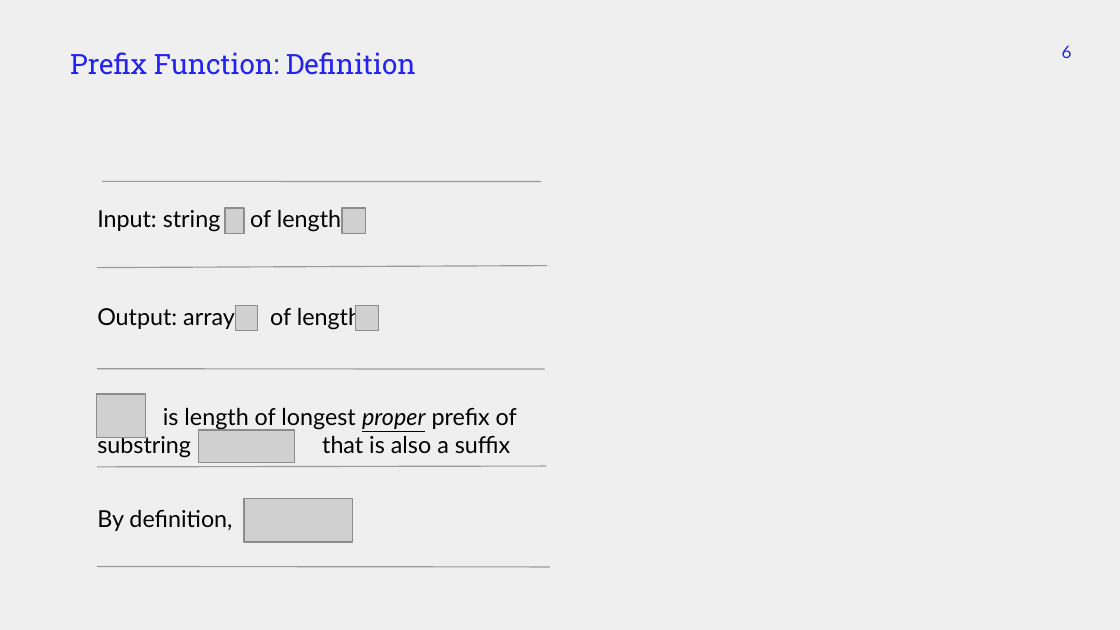
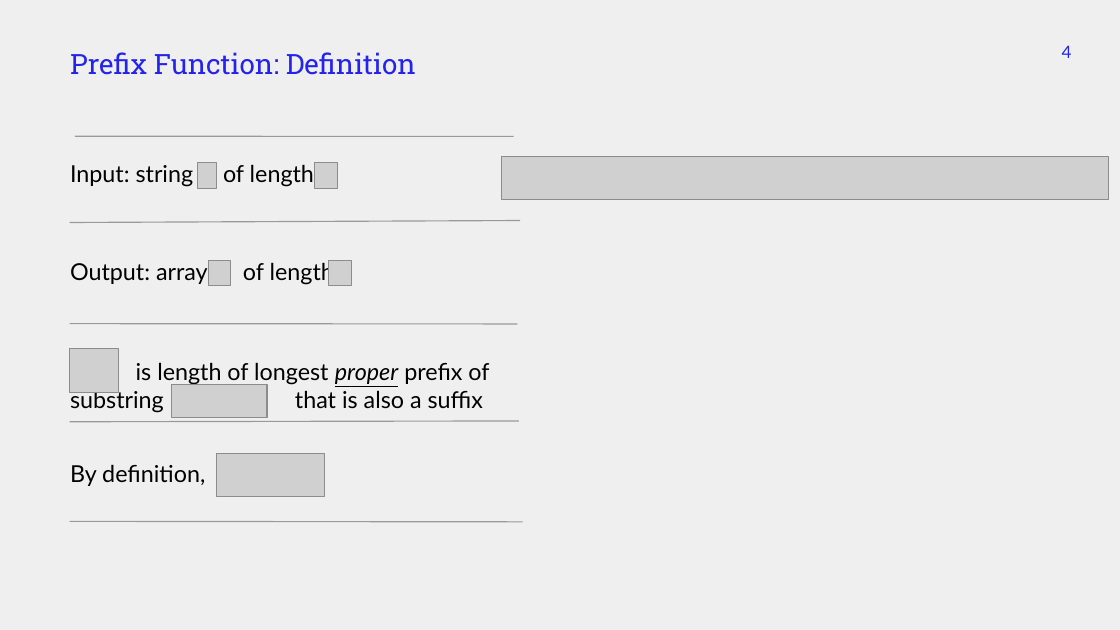
Before and after one commit to markfloryan/advalgo_projects, a slide deck: slide 4 of projects/12-KnuthMorrisPratt/slides/presentation_KMP.pptx (slide 6 before the commit). Drawn at 1120x630 pixels with LibreOffice and Linux fonts; fonts in the diff are those of the drawing; grey boxes stand for pictures. Boxes give left, top, right and bottom in pixels: in the first picture for what was removed or moved away, otherwise in the second. Text is boxed around its words. In the diff, an @@ line names an element or a change of style, - is before the commit and + after.

```diff
--- a/projects/12-KnuthMorrisPratt/slides/presentation_KMP.pptx
+++ b/projects/12-KnuthMorrisPratt/slides/presentation_KMP.pptx
@@ page number at bbox=[1062, 45, 1072, 58]: text changed @@
-6
+4
@@ line moved from (97, 268) - (548, 265) to (75, 137) - (514, 137) @@
@@ picture: place and size @@
-picture at bbox=[355, 306, 379, 332]
+picture at bbox=[315, 162, 338, 188]
@@ picture added at bbox=[502, 157, 1109, 200] @@
@@ line moved from (102, 181) - (541, 181) to (69, 223) - (520, 221) @@
@@ 4 titles, 1 picture: place and size @@
-4 titles, 1 picture at bbox=[97, 208, 517, 531]
+4 titles, 1 picture at bbox=[70, 162, 489, 486]
@@ picture: place and size @@
-picture at bbox=[342, 208, 365, 234]
+picture at bbox=[328, 260, 352, 286]
@@ 4 pictures, 3 lines: place and size @@
-4 pictures, 3 lines at bbox=[97, 306, 550, 567]
+4 pictures, 3 lines at bbox=[69, 260, 523, 522]
```
Also in this commit, not shown: 4 other slides changed, 6 slides removed, 1 other file.
